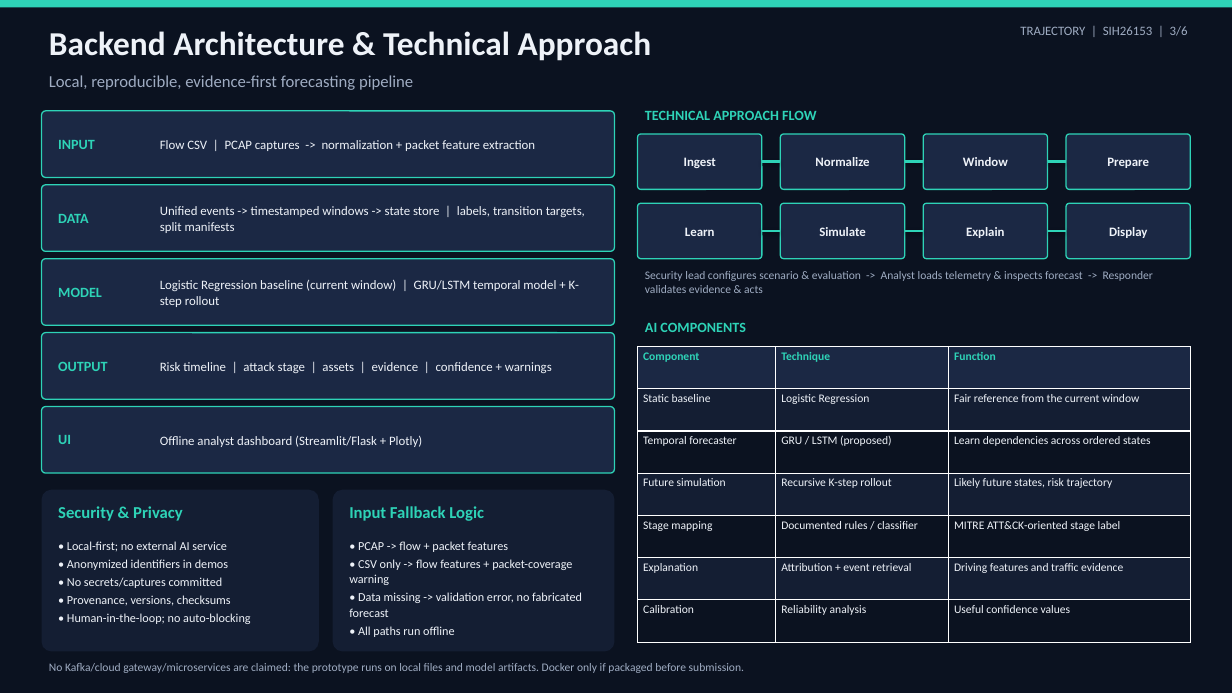
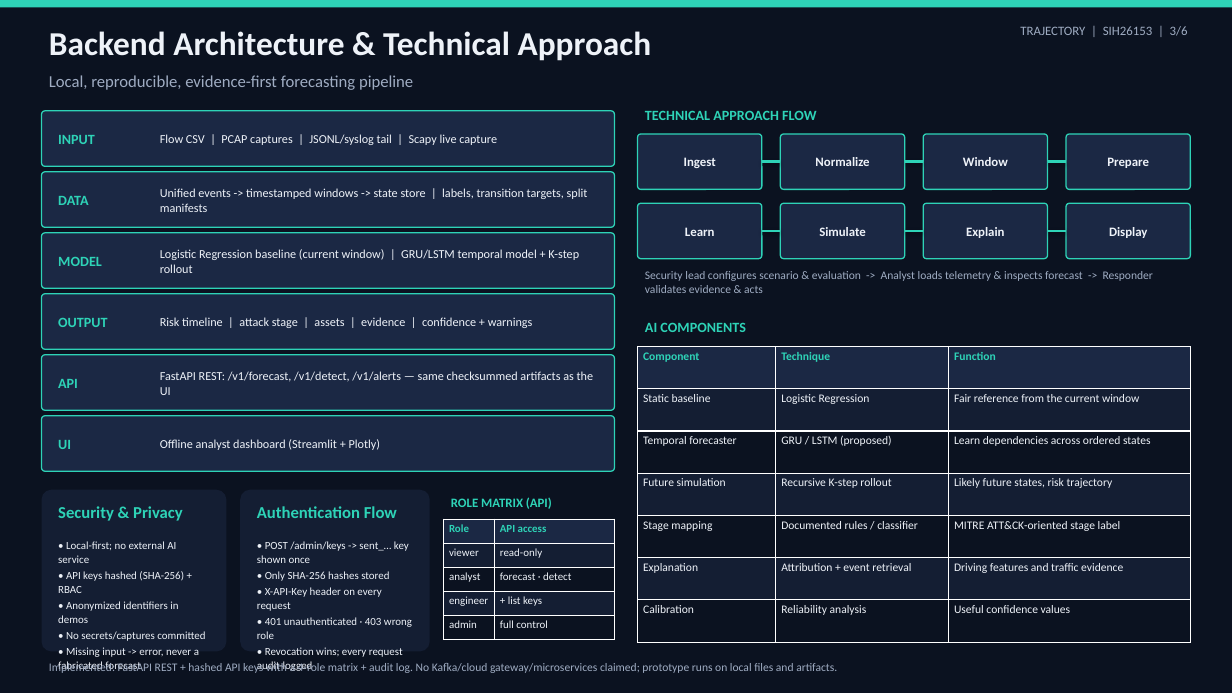
Before and after one commit to AbhijitK20/-SENTINEL, a slide deck: slide 3 of deliverables/Trajectory_SIH26153_Idea_Deck.pptx. Drawn at 1232x693 pixels with LibreOffice and Linux fonts; fonts in the diff are those of the drawing. Boxes give left, top, right and bottom in pixels: in the first picture for what was removed or moved away, otherwise in the second. Text is boxed around its words. In the diff, an @@ line names an element or a change of style, - is before the commit and + after.

Commit message:
Add auth flow and role matrix to the deck architecture slide

```diff
--- a/deliverables/Trajectory_SIH26153_Idea_Deck.pptx
+++ b/deliverables/Trajectory_SIH26153_Idea_Deck.pptx
@@ rounded rectangle resized from (x1=42, y1=111, x2=615, y2=177) to (x1=42, y1=111, x2=615, y2=166) @@
@@ text "INPUT" moved from (x1=58, y1=140, x2=95, y2=149) to (x1=58, y1=135, x2=95, y2=144) @@
@@ text at (x1=160, y1=134, x2=497, y2=145): text changed; size 10 to 9.5 pt @@
-Flow CSV | PCAP captures -> normalization + packet feature extraction
+Flow CSV | PCAP captures | JSONL/syslog tail | Scapy live capture
@@ rounded rectangle resized from (x1=42, y1=185, x2=615, y2=251) to (x1=42, y1=172, x2=615, y2=227) @@
@@ text "DATA" moved from (x1=58, y1=214, x2=89, y2=223) to (x1=58, y1=196, x2=89, y2=205) @@
@@ text "Unified events -> timestamped windows ..." moved from (x1=160, y1=206, x2=585, y2=233) to (x1=160, y1=188, x2=588, y2=212) @@
@@ rounded rectangle added at (x1=42, y1=233, x2=615, y2=288), fill #1B2844, outline #2ED3B7 1 pt @@
@@ text "MODEL" moved from (x1=58, y1=288, x2=102, y2=297) to (x1=58, y1=257, x2=102, y2=266) @@
@@ text "Logistic Regression baseline (current window) ..." moved from (x1=160, y1=280, x2=579, y2=307) to (x1=160, y1=249, x2=579, y2=273) @@
@@ rounded rectangle resized from (x1=42, y1=259, x2=615, y2=325) to (x1=42, y1=294, x2=615, y2=349) @@
@@ text "OUTPUT" moved from (x1=58, y1=362, x2=108, y2=371) to (x1=58, y1=318, x2=108, y2=327) @@
@@ size 10 to 9.5 pt in 3 elements at (x1=160, y1=188, x2=588, y2=212), (x1=160, y1=249, x2=579, y2=273), (x1=160, y1=317, x2=533, y2=328) @@
@@ text "Risk timeline | attack stage ..." moved from (x1=160, y1=362, x2=552, y2=373) to (x1=160, y1=317, x2=533, y2=328) @@
@@ rounded rectangle resized from (x1=42, y1=333, x2=615, y2=399) to (x1=42, y1=355, x2=615, y2=410) @@
@@ text added at (x1=58, y1=379, x2=78, y2=388), 11 pt, text #2ED3B7, bold @@
+API
@@ text added at (x1=160, y1=371, x2=593, y2=395), 9.5 pt, text #EEF2F8 @@
+FastAPI REST: /v1/forecast, /v1/detect, /v1/alerts — same checksummed artifacts as the UI
@@ rounded rectangle resized from (x1=42, y1=407, x2=615, y2=473) to (x1=42, y1=416, x2=615, y2=471) @@
@@ text "UI" moved from (x1=58, y1=435, x2=71, y2=444) to (x1=58, y1=440, x2=71, y2=449) @@
@@ text at (x1=160, y1=439, x2=381, y2=450): text changed; size 10 to 9.5 pt @@
-Offline analyst dashboard (Streamlit/Flask + Plotly)
+Offline analyst dashboard (Streamlit + Plotly)
@@ rounded rectangle resized from (x1=42, y1=490, x2=319, y2=652) to (x1=42, y1=490, x2=226, y2=652) @@
@@ rounded rectangle resized from (x1=333, y1=490, x2=615, y2=652) to (x1=240, y1=490, x2=430, y2=652) @@
@@ text added at (x1=257, y1=506, x2=397, y2=518), 13 pt, text #2ED3B7, bold @@
+Authentication Flow
@@ text removed at (x1=349, y1=506, x2=484, y2=521) @@
-Input Fallback Logic
@@ text added at (x1=451, y1=497, x2=552, y2=509), 10 pt, text #2ED3B7, bold @@
+ROLE MATRIX (API)
@@ table added at (x1=444, y1=519, x2=615, y2=640), 5 rows, 2 columns @@
+Role | API access
+viewer | read-only
+analyst | forecast · detect
+engineer | + list keys
+admin | full control
@@ text at (x1=58, y1=541, x2=205, y2=641): size 9.5 to 8.5 pt in "• Local-first; no external AI service", "• Anonymized identifiers in demos", "• No secrets/captures committed" @@
@@ text added at (x1=257, y1=541, x2=412, y2=671), 8.5 pt, text #EEF2F8 @@
+• POST /admin/keys -> sent_… key shown once
+• Only SHA-256 hashes stored
+• X-API-Key header on every request
+• 401 unauthenticated · 403 wrong role
+• Revocation wins; every request audit-logged
@@ text removed at (x1=349, y1=541, x2=582, y2=637) @@
-• PCAP -> flow + packet features
-• CSV only -> flow features + packet-coverage warning
-• Data missing -> validation error, no fabricated forecast
-• All paths run offline
@@ text at (x1=58, y1=571, x2=184, y2=593): paragraph added @@
+• API keys hashed (SHA-256) + RBAC
@@ text at (x1=58, y1=647, x2=199, y2=672): text changed; size 9.5 to 8.5 pt @@
-• Provenance, versions, checksums
-• Human-in-the-loop; no auto-blocking
+• Missing input -> error, never a fabricated forecast
@@ text at (x1=49, y1=662, x2=837, y2=673): text changed @@
-No Kafka/cloud gateway/microservices are claimed: the prototype runs on local files and model artifacts. Docker only if packaged before submission.
+Implemented: FastAPI REST + hashed API keys with a 4-role matrix + audit log. No Kafka/cloud gateway/microservices claimed; prototype runs on local files and artifacts.
```
Also in this commit, not shown: 3 other files.
